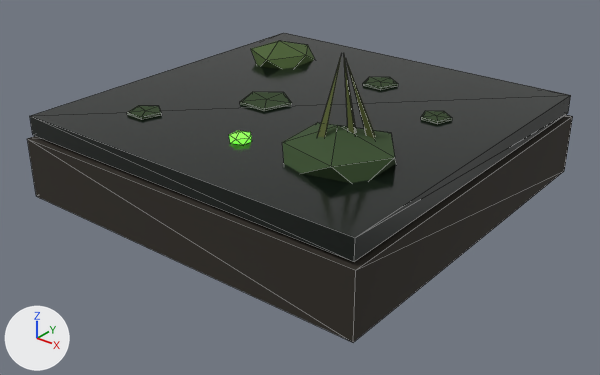
Renders of the glTF model assets/models/topi/obj_bog.glb from each side of a commit.
Rendered twice from a 50 mm camera at (1.232, -1.577, 0.756) aimed at (0.041, -0.088, -0.167). The axes (+X, +Y, +Z) are drawn at lower left. The lights are the same throughout. The older version comes first. Mesh edges are drawn as thin lines. Vertices at exactly the same position are counted once.

In view in the first picture: 'obj_bog'.
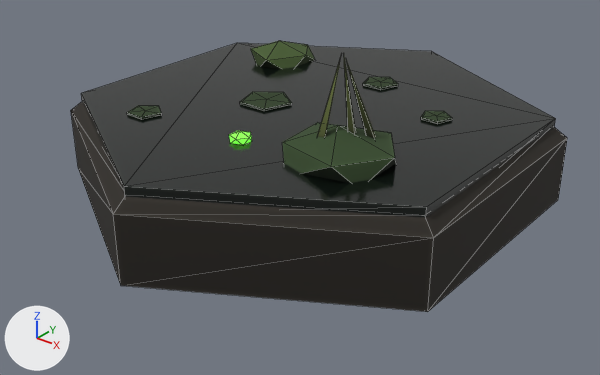
Boxes (x1, y1, x2, y2) around the edits, measured in the pictures (600 x 375 px):
'obj_bog', reshaped (9% narrower, 12% shorter)
    before: (27, 33, 573, 342)
    after: (71, 41, 567, 312)
part 1 of me_obj_bog, added
    after: (81, 43, 555, 218)
part 2 of me_obj_bog, rebuilt (9% narrower, 7% shorter)
    before: (27, 115, 573, 342)
    after: (71, 102, 567, 312)
part 3 of me_obj_bog, reshaped
    before: (30, 33, 571, 262)
    after: (344, 57, 356, 133)
part 4 of me_obj_bog, edited (looks the same)
    both: (282, 122, 396, 183)
part 5 of me_obj_bog, edited (looks the same)
    both: (251, 41, 314, 69)
part 6 of me_obj_bog, recoloured
    both: (317, 71, 375, 139)

Patch to the scene script:
```diff
--- a/assets/models/topi/obj_bog.glb.py
+++ b/assets/models/topi/obj_bog.glb.py
@@ img_obj_bog_emission @@
+img_obj_bog_emission = load_image('obj_bog_emission', '_unpacked/obj_bog_emission', 512, 512, 'sRGB')
@@ img_obj_bog_albedo @@
+img_obj_bog_albedo = load_image('obj_bog_albedo', '_unpacked/obj_bog_albedo', 512, 512, 'sRGB')
@@ img_obj_bog_orm @@
+img_obj_bog_orm = load_image('obj_bog_orm', '_unpacked/obj_bog_orm', 512, 512, 'Non-Color')
@@ mat_obj_bog_baked @@
+mat_obj_bog_baked = bpy.data.materials.new('obj_bog_Baked')
+# uses the picture img_obj_bog_albedo
+# uses the picture img_obj_bog_emission
+# uses the picture img_obj_bog_orm
@@ me_obj_bog @@
 # used by ob_obj_bog; location = (0.0, 0.0, 0.0)
-me_obj_bog.from_pydata(...)  # 121 vertices, 194 faces; spans x -0.5..0.5, y -0.5..0.5, z -0.2..0.258
-me_obj_bog.materials.append(mat_topi_10)  # black #0f1712
-me_obj_bog.materials.append(mat_topi_06)  # black #2e2921
-me_obj_bog.materials.append(mat_topi_11)  # dark green #2b401f
-me_obj_bog.materials.append(mat_topi_12)  # green #6be540, glowing green #75f946
+me_obj_bog.from_pydata(...)  # 135 vertices, 222 faces; spans x -0.558..0.558, y -0.644..0.644, z -0.2..0.258
+# me_obj_bog part 1: a new loose piece, a 6-sided cylinder along z spanning x -0.527..0.527, y -0.609..0.609, z -0.04..0.02, in mat_obj_bog_baked
+# me_obj_bog part 2: the loose piece of 8 vertices spanning x -0.5..0.5, y -0.5..0.5, z -0.2..-0.04 is rebuilt with 18 vertices and now spans x -0.558..0.558, y -0.644..0.644, z -0.2..0.0, in mat_obj_bog_baked
+# me_obj_bog part 3
+# 8 vertices are removed from x -0.49..0.49, y -0.49..0.49, z -0.03..0.02
+# 18 faces are deleted
+# 6 new faces join them
+# me_obj_bog part 4: 20 faces spanning x 0.139..0.391, y -0.338..-0.099, z -0.025..0.09 switch from mat_topi_03 (dark green #364c29) to mat_obj_bog_baked
+# me_obj_bog part 5: 20 faces spanning x -0.382..-0.224, y 0.159..0.353, z -0.018..0.078 switch from mat_topi_04 (dark green #4a6130) to mat_obj_bog_baked
+# me_obj_bog part 6: 26 faces spanning x 0.22..0.32, y -0.256..-0.158, z 0.056..0.258 switch from mat_topi_07 (dark green #5c6633) to mat_obj_bog_baked
```
